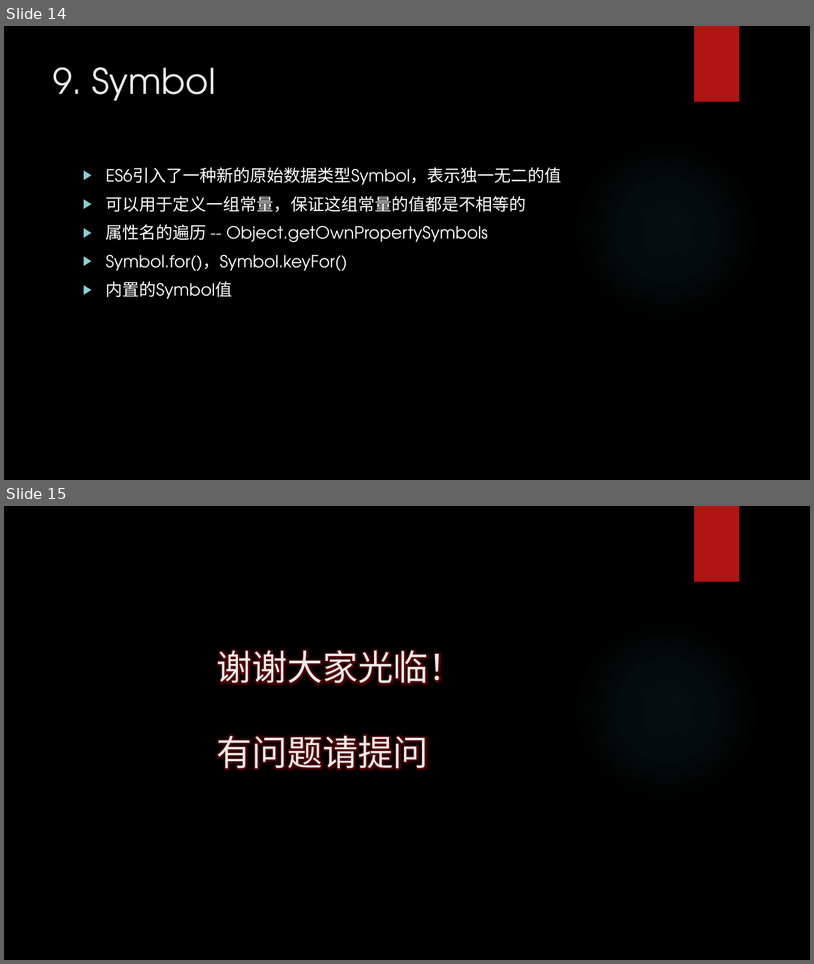
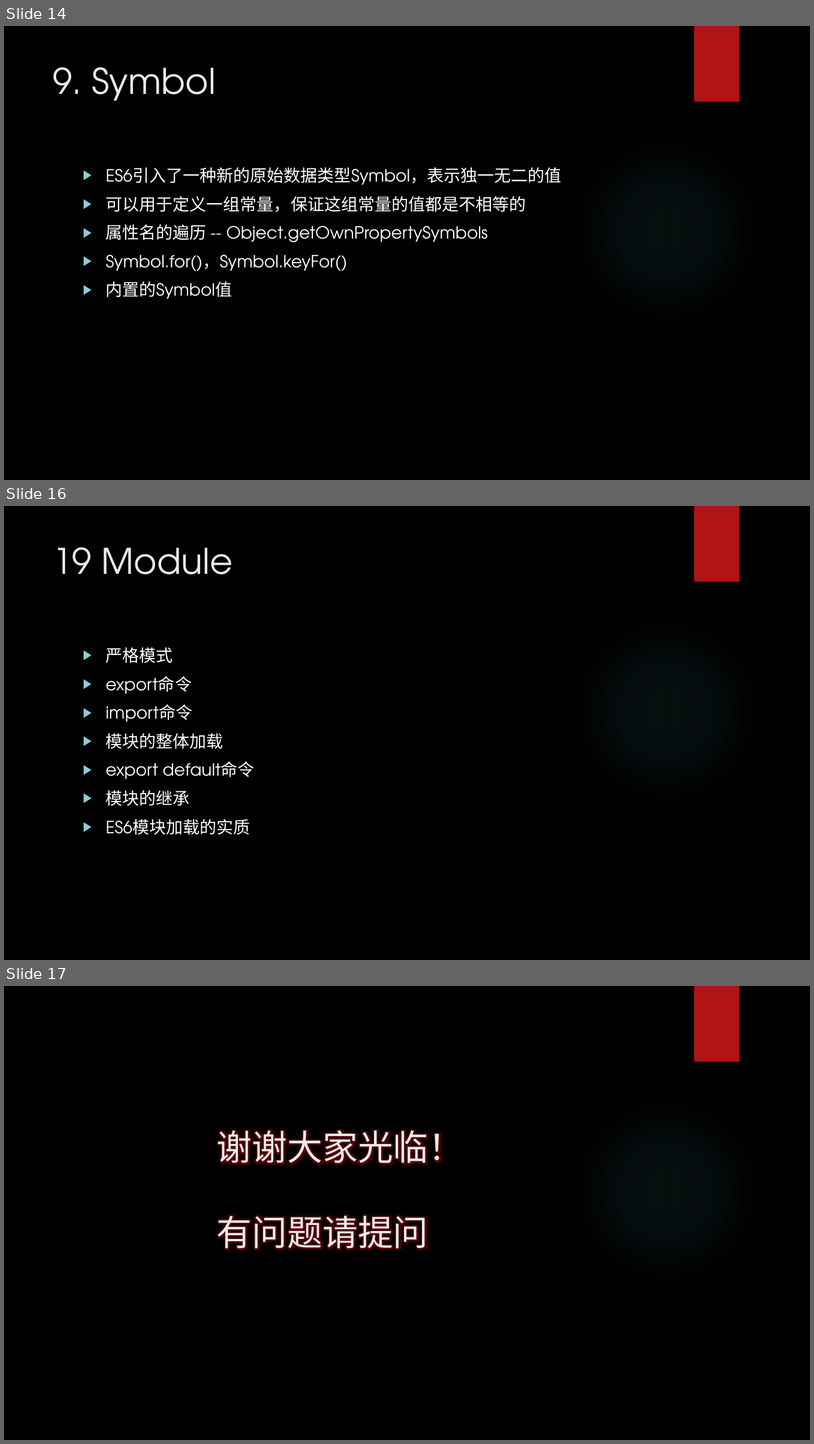
Before and after one commit to Edward-Li/Babel-ES6-Lessons, a slide deck: ES6 .pptx. Shown one above the other, each under a label of ours: slides 14 and 15 before the commit, slides 14, 16 and 17 after it; the slides between them are not shown. The pictures are 814x964 and 814x1444 pixels, drawn with LibreOffice and Linux fonts; fonts in the diff are those of the drawing; background and template pictures are left out. Boxes give left, top, right and bottom in pixels: in the first picture for what was removed or moved away, otherwise in the second. Text is boxed around its words. In the diff, an @@ line names an element or a change of style, - is before the commit and + after.

Commit message:
update async and module

```diff
--- a/ES6 .pptx
+++ b/ES6 .pptx
@@ slide 16 added at (x1=4, y1=506, x2=810, y2=960), background picture (left out); not listed: 2 template elements that a slide beside it also shows @@
@@ title added at (x1=53, y1=547, x2=233, y2=574), 42 pt, text #EBEBEB @@
+19 Module
@@ text added at (x1=106, y1=647, x2=255, y2=835), 20 pt, text #FFFFFF @@
+▶ 严格模式
+▶ export命令
+▶ import命令
+▶ 模块的整体加载
+▶ export default命令
+▶ 模块的继承
+▶ ES6模块加载的实质
@@ what was slide 15 is now slide 17 @@
```
Also in this commit, not shown: 1 other slide added, 23 other files.
